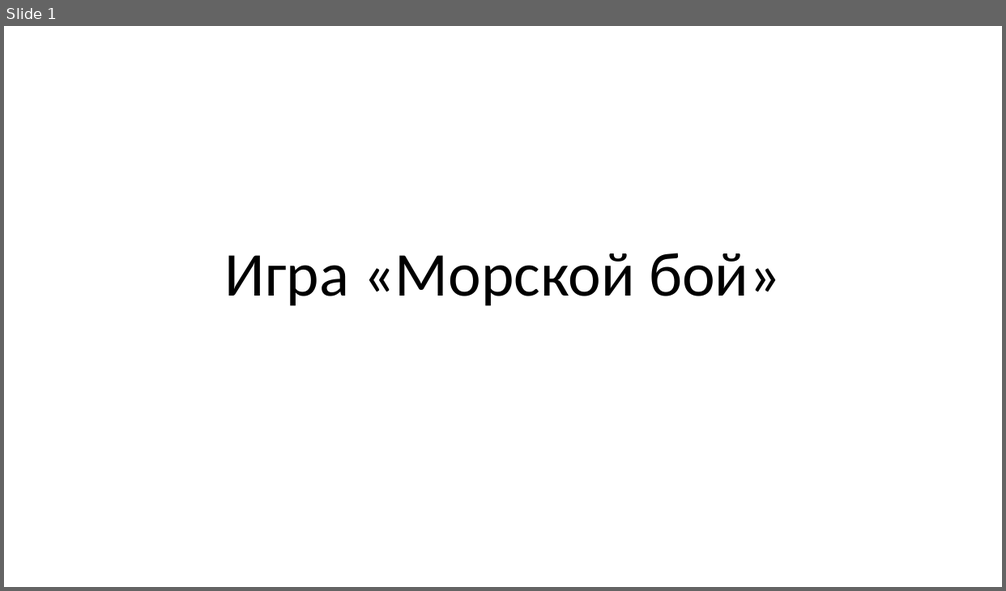
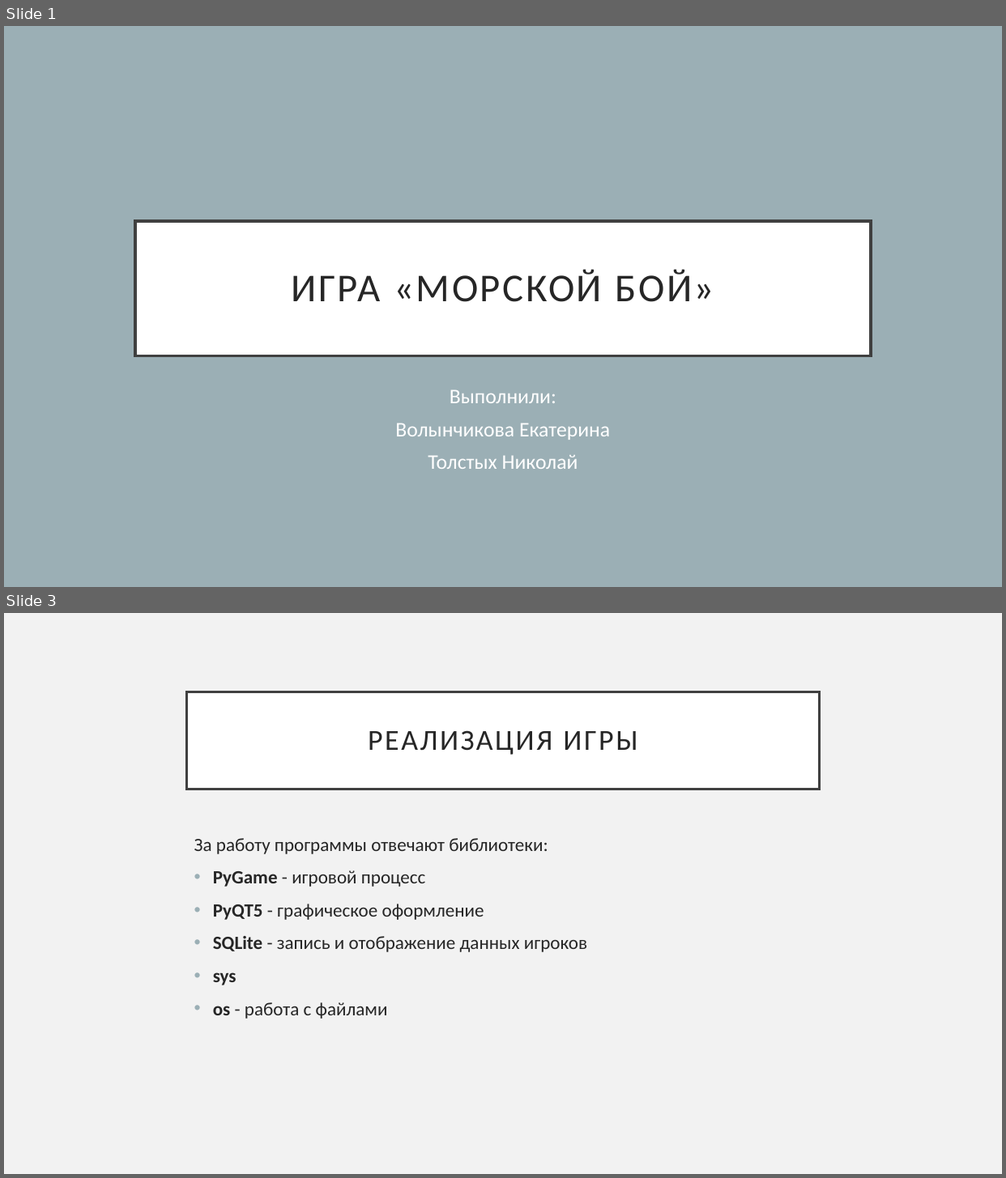
Before and after one commit to TheKolaysik/Game_MB, a slide deck: Igra_Morskoy_boy.pptx. Shown one above the other, each under a label of ours: slide 1 before the commit, slides 1 and 3 after it; the slides between them are not shown. The pictures are 1006x591 and 1006x1178 pixels, drawn with LibreOffice and Linux fonts; fonts in the diff are those of the drawing. Boxes give left, top, right and bottom in pixels: in the first picture for what was removed or moved away, otherwise in the second. Text is boxed around its words. In the diff, an @@ line names an element or a change of style, - is before the commit and + after.

```diff
--- a/Igra_Morskoy_boy.pptx
+++ b/Igra_Morskoy_boy.pptx
@@ slide 3 added at (4,613,1002,1174), background #F2F2F2 @@
@@ title added at (187,692,819,789), fill #FFFFFF, outline #404040 2.5 pt, 28 pt, text #262626 @@
+РЕАЛИЗАЦИЯ ИГРЫ
@@ text added at (194,838,587,1019), 18 pt, text #262626 @@
+За работу программы отвечают библиотеки:
+• PyGame - игровой процесс
+• PyQT5 - графическое оформление
+• SQLite - запись и отображение данных игроков
+• sys
+• os - работа с файлами
@@ slide 1 changed as well @@
@@ background #FFFFFF to #9BAFB5 @@
@@ title "ИГРА «МОРСКОЙ БОЙ»": place and size @@
-title "ИГРА «МОРСКОЙ БОЙ»" at (225,253,781,306)
+title "ИГРА «МОРСКОЙ БОЙ»" at (135,221,871,356)
@@ title "ИГРА «МОРСКОЙ БОЙ»" at (135,221,871,356): vertical alignment bottom to middle; fill none to #FFFFFF; outline none to #404040 3 pt @@
@@ title at (291,269,714,302): text changed; size 60 to 38 pt; text colour #000000 to #262626 @@
-Игра «Морской бой»
+ИГРА «МОРСКОЙ БОЙ»
@@ subtitle added at (395,390,610,469), 20 pt, text #FFFFFF @@
+Выполнили:
+Волынчикова Екатерина
+Толстых Николай
```
Also in this commit, not shown: 4 other slides added, 2 slides removed.
